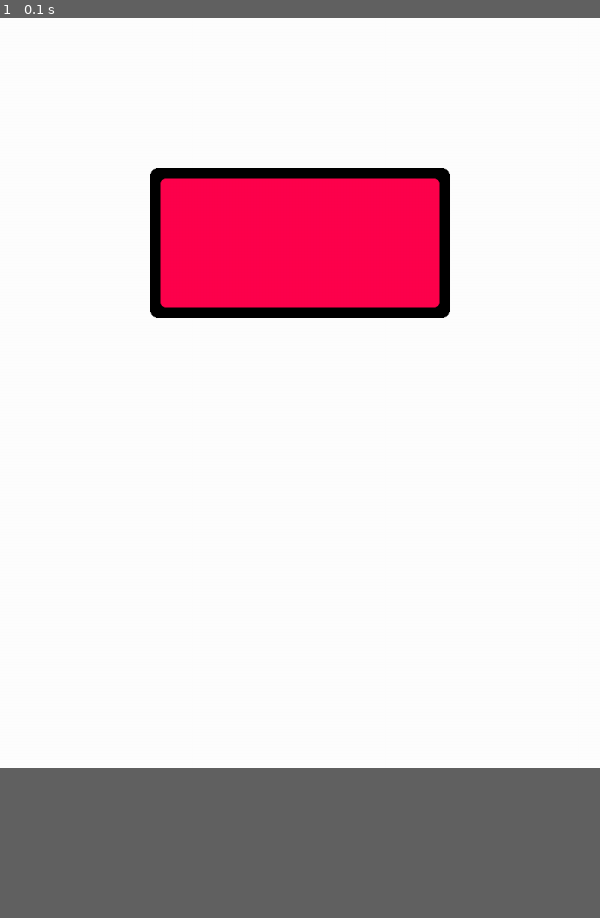
Above: before the commit, frame 1.
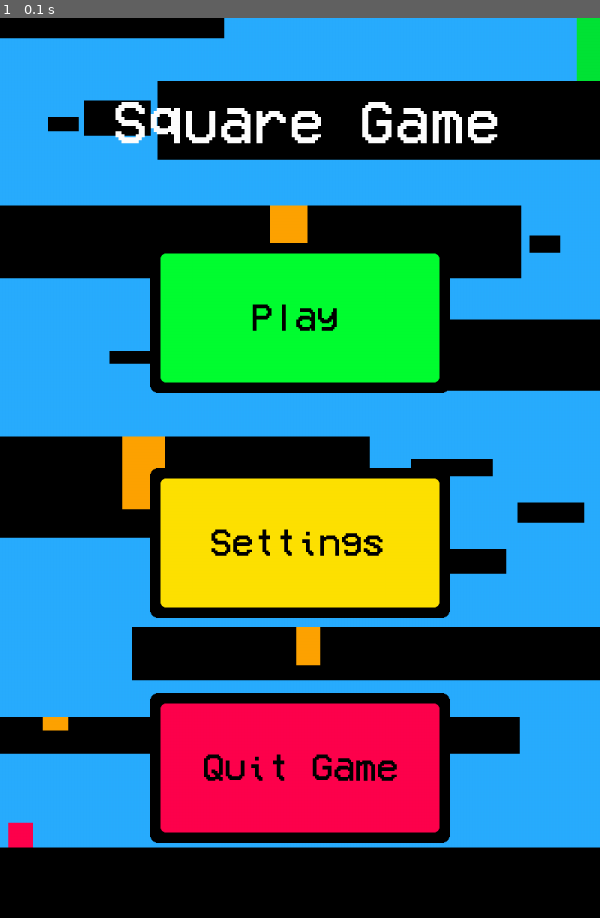
Above: after the commit, the same moment.

Repository: clumpyyt/pygamegame
Game: pygame game, started from game.py
Same seed, same stepped clock (60 frames per second), same inputs: the game is played once before the commit and once after it.
Inputs:
- Up to frame 1 (0.1 s): no input
In our replay, the window is 600x750 before the commit and 600x900 after it. These sizes can differ from the game's own. Grey fills any space a smaller window leaves; there, only what the larger window draws over its background counts as a difference.

The runs differ from the first frame. In frame 1, 90% of the frame differs, in the area x 0-100%, y 0-93%.

Commit message:
Finished main menu screen

Diff:
--- a/game.py
+++ b/game.py
@@ -7,21 +7,47 @@
 
 #Game Setup and Running Variable
 SCREEN_WIDTH = 800
-SCREEN_HEIGHT = 1000
+SCREEN_HEIGHT = 1200
 GameIsRunning = True
 MainMenuIsOpen = True
+GameIsOpen = False
+SettingsAreOpen = False
 screen = pygame.display.set_mode((SCREEN_WIDTH, SCREEN_HEIGHT))
+MainMenuFont = pygame.font.Font("VCR.ttf", 50)
+TitleFont = pygame.font.Font("VCR.ttf", 80)
 
 #Postion Tuples
-quitButtonPosition = (200, 200)
+quitButtonPosition = (200, 900)
+quitButtonTextPosition = (270, 975)
+settingsButtonPosition = (200, 600)
+settingsButtonTextPosition = (280, 675)
+playButtonPosition = (200, 300)
+playButtonTextPosition = (335, 375)
+titleTextPosition = (150, 100)
+
+#Scale Tuples
+quitButtonScale = (400, 200)
+settingsButtonScale = (400, 200)
+playButtonScale = (400, 200)
+
+#Surfaces
+quitGameText = MainMenuFont.render("Quit Game", False, "black")
+settingsGameText = MainMenuFont.render("Settings", False, "black")
+playGameText = MainMenuFont.render("Play", False, "black")
+titleText = TitleFont.render("Square Game", False, "white")
 
 #Geometry
-quitButtonGeometry = pygame.Rect(quitButtonPosition, (400, 200))
+quitButtonGeometry = pygame.Rect(quitButtonPosition, quitButtonScale)
+settingsButtonGeometry = pygame.Rect(settingsButtonPosition, settingsButtonScale)
+playButtonGeometry = pygame.Rect(playButtonPosition, playButtonScale)
 
 #Movement Variables
 
 #Texture Importing
-quitButtonTexture = pygame.image.load('quitButton.png')
+quitButtonTexture = pygame.image.load("quitButton.png")
+settingsButtonTexture = pygame.image.load("settingsButton.png")
+playButtonTexture = pygame.image.load("playButton.png")
+menuBg = pygame.image.load("menuScreen.png")
 
 #Game Loop
 while GameIsRunning:
@@ -46,8 +72,17 @@
             if quitButtonGeometry.collidepoint(MousePosition):
                 GameIsRunning = False
 
+    #Background Texture
+    screen.blit(menuBg, (0, 0))
+
     #Textures, Rendering, and FPS Limiter
     screen.blit(quitButtonTexture, quitButtonPosition)
+    screen.blit(quitGameText, quitButtonTextPosition)
+    screen.blit(settingsButtonTexture, settingsButtonPosition)
+    screen.blit(settingsGameText, settingsButtonTextPosition)
+    screen.blit(playButtonTexture, playButtonPosition)
+    screen.blit(playGameText, playButtonTextPosition)
+    screen.blit(titleText, titleTextPosition)
     pygame.display.flip()
     clock.tick(60)
 
Binary file added: VCR.ttf
Binary file added: menuScreen.png
Binary file added: playButton.png
Binary file added: settingsButton.png
